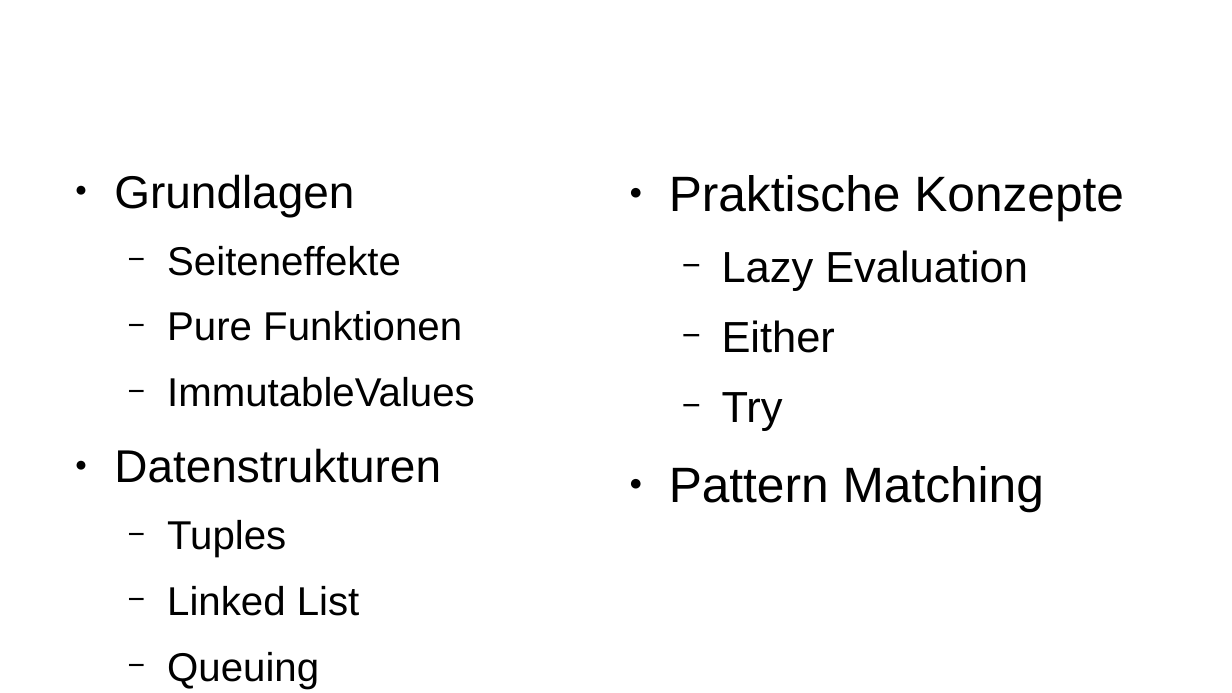
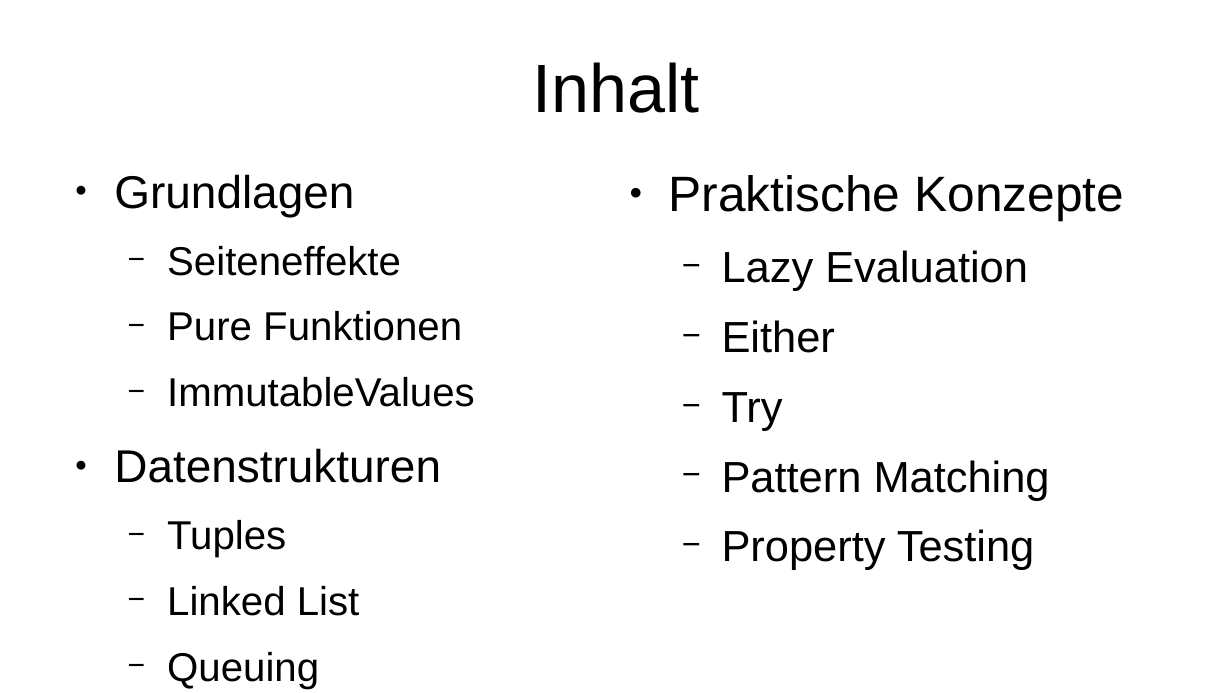
Before and after one commit to p3et/vavr-demo, a slide deck: slide 1 of coffee talk.odp. Drawn at 1232x693 pixels with LibreOffice and Linux fonts; fonts in the diff are those of the drawing. Boxes give left, top, right and bottom in pixels: in the first picture for what was removed or moved away, otherwise in the second. Text is boxed around its words. In the diff, an @@ line names an element or a change of style, - is before the commit and + after.

```diff
--- a/coffee talk.odp
+++ b/coffee talk.odp
@@ title added at [532,62,699,113], 44 pt, text #000000 @@
+Inhalt
@@ text at [722,460,1050,501]: size 32 to 28 pt in "Pattern Matching"; bullet ● to −; list level 1 to 2 in "Pattern Matching" @@
@@ text at [722,529,1035,570]: paragraph added @@
+  − Property Testing
```
Also in this commit, not shown: 7 slides added, 4 slides removed.
